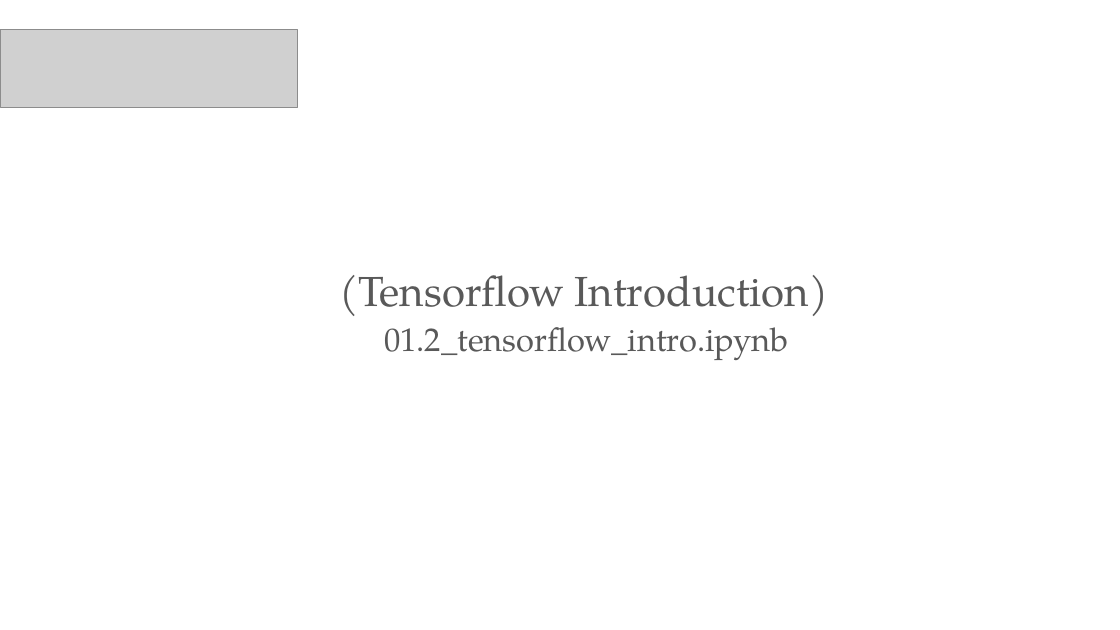
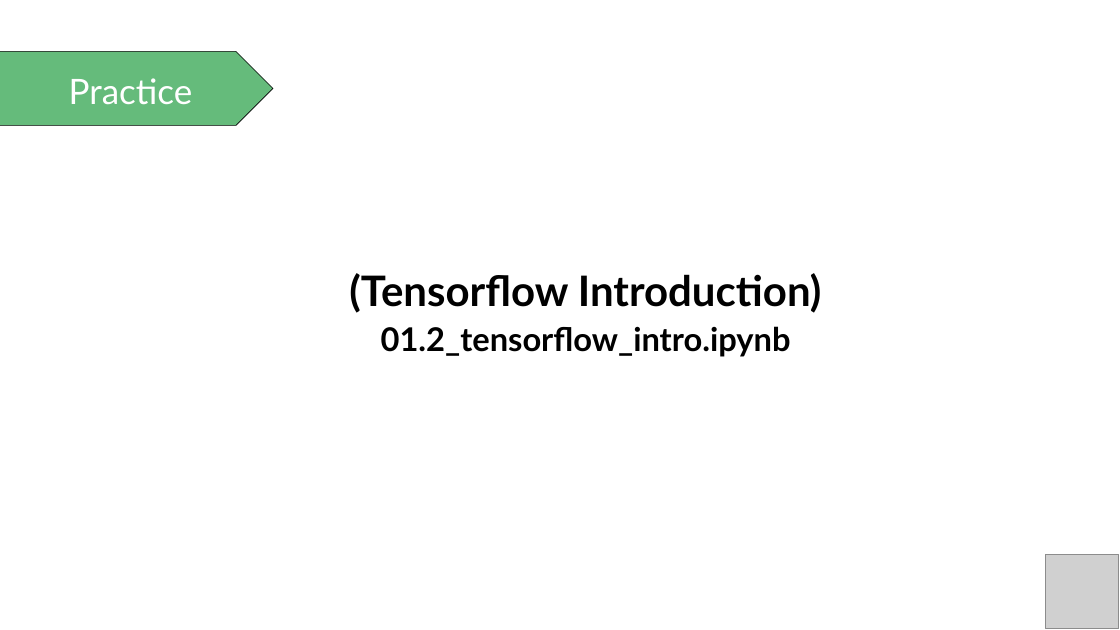
Before and after one commit to PracticumAI/deep_learning, a slide deck: slide 16 of presentations/01_deep_learn_intro.pptx (slide 20 before the commit). Drawn at 1120x630 pixels with LibreOffice and Linux fonts; fonts in the diff are those of the drawing; grey boxes stand for pictures. Boxes give left, top, right and bottom in pixels: in the first picture for what was removed or moved away, otherwise in the second. Text is boxed around its words. In the diff, an @@ line names an element or a change of style, - is before the commit and + after.

```diff
--- a/presentations/01_deep_learn_intro.pptx
+++ b/presentations/01_deep_learn_intro.pptx
@@ picture removed at [0,29,297,107] @@
@@ pentagon arrow added at [0,51,273,125], fill #65BB7B, outline #000000 0.5 pt @@
@@ text added at [69,78,193,104], 30 pt, text #FFFFFF @@
+Practice
@@ text "(Tensorflow Introduction) 01.2_tensorflow_intro.ipynb" at [349,273,822,357]: font TeX Gyre Pagella to Lato, text colour #595959 to #000000, bold on @@
@@ picture added at [1045,555,1119,629] @@
```
Also in this commit, not shown: 15 other slides changed, 2 slides added, 6 slides removed, 3 other files.
